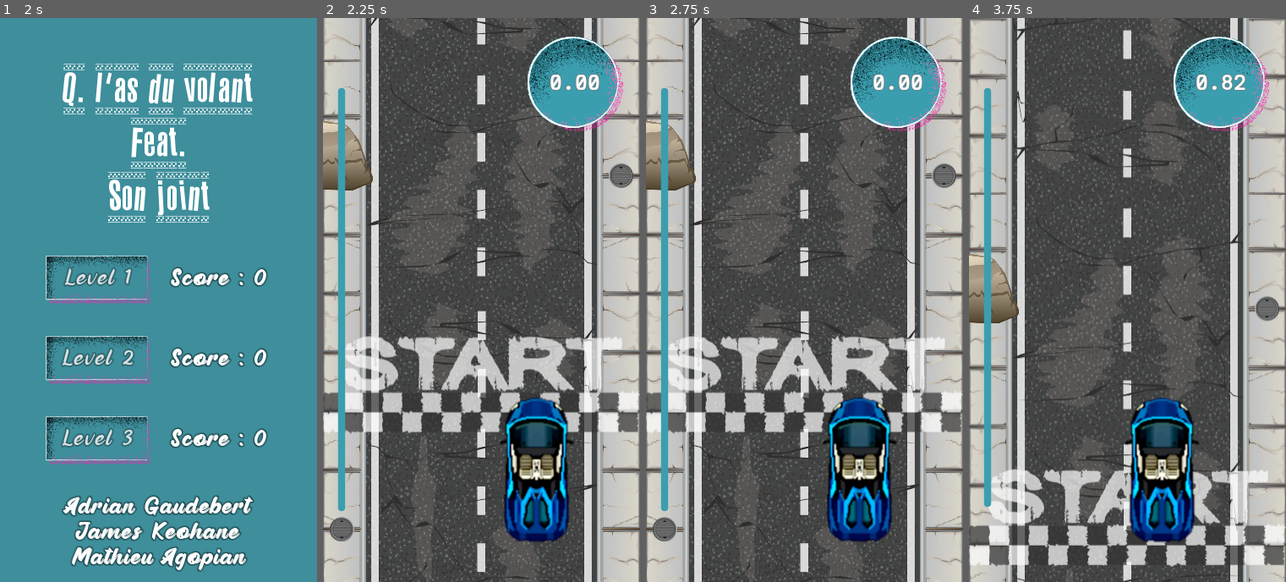
Above: before the commit, frames 1-4 (left to right).
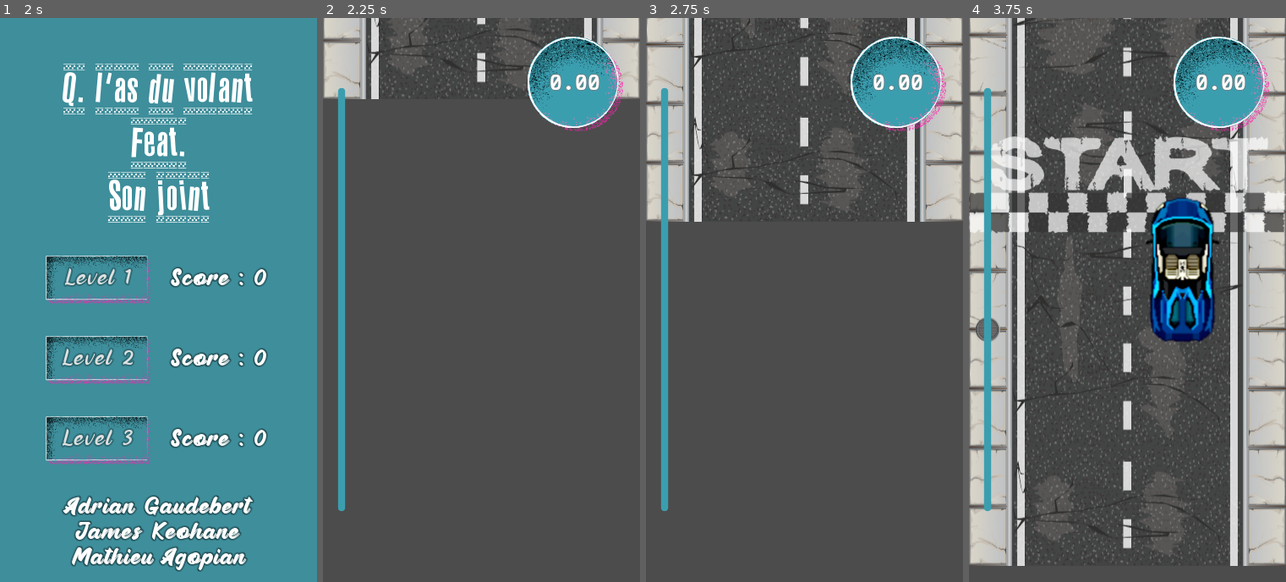
Above: after the commit, the same moments.

Repository: adngdb/coopjam
Game: Godot game, scene res://GUI/StartScreen/StartScreen.tscn
Two runs of this game, one before a commit and one after it. Both use one fixed random seed, a clock stepped at 60 frames per second and the inputs below. Sound files missing from this copy of the repository are replaced by a short silence.
Inputs (mouse positions are in pixels of both pictures, inside the frame that each line leads up to):
- Up to frame 1 (2 s): tap Enter at 0.5 s; move the mouse to (228, 271) at 0.52 s; hold Right (ui_right) 0.53-1.28 s; click (228, 271) at 0.6 s; tap Space at 1.25 s; move the mouse to (95, 328) at 1.27 s; hold Left (ui_left) from 1.28 s (still down); click (95, 328) at 1.35 s
- Up to frame 2 (2.25 s): release Left (ui_left) at 2 s; click "Level 1" at 2 s
- Up to frame 3 (2.75 s): no input
- Up to frame 4 (3.75 s): move the mouse to (1159, 175) at 2.77 s; hold Right (ui_right) from 2.78 s (still down); click (1159, 175) at 2.85 s; move the mouse to (1111, 412) at 3.52 s; click (1111, 412) at 3.6 s

Frame 1 is identical in both runs. In frame 2, 40% of the frame differs, in the area x 0-100%, y 0-100%; in frame 3, 38%; in frame 4, 39%.

Commit message:
Add animation and sounds at the start of each level.

Diff:
--- /dev/null
+++ b/Qlas/Objects/PlayerCar/LevelStartAnim.gd
@@ -0,0 +1,25 @@
+extends Node
+
+signal start_animation_end
+
+
+func start(camera):
+	$Tween.interpolate_property(
+		camera,
+		"offset:y",
+		600,
+		0,
+		2,
+		Tween.TRANS_SINE,
+		Tween.EASE_IN_OUT,
+		0
+	)
+	$Tween.start()
+
+
+func _on_Tween_tween_all_completed():
+	$EngineStart.play()
+
+
+func _on_EngineStart_finished():
+	emit_signal("start_animation_end")
--- a/Qlas/Objects/PlayerCar/PlayerCar.gd
+++ b/Qlas/Objects/PlayerCar/PlayerCar.gd
@@ -6,8 +6,9 @@
 export var in_lane_pos := 65.0
 export var shake_strength := 1.0
 
+var started := false
 var speed := 0.0
-var motion = Vector2(0.0, -1.0)
+var motion := Vector2(0.0, -1.0)
 
 onready var camera = $Camera2D
 onready var cameraTween = camera.get_node("CameraTween")
@@ -42,6 +43,9 @@
 
 
 func _physics_process(delta):
+	if (!started):
+		return
+
 	_get_input()
 	speed -= dec_speed * delta
 	speed = clamp(speed, 0.0, max_speed)
@@ -52,13 +56,26 @@
 
 	move_and_slide(speed * motion)
 	pos_check()
-	# Make sure camera is always centered (and does not follow the car on the x axis)
-	$Camera2D.offset.x = -global_position.x
+	fix_camera_x_position()
 
 
 func _ready():
+	fix_camera_x_position()
+
+	GameS.car = self
+	started = false
+
+	$LevelStartAnim.start($Camera2D)
+
+
+func start():
+	started = true
 	$Engine.play()
-	GameS.car = self
+
+
+func fix_camera_x_position():
+	# Make sure camera is always centered (and does not follow the car on the x axis)
+	$Camera2D.offset.x = -global_position.x
 
 
 func pos_check():
@@ -99,6 +116,10 @@
 	LevelS.change_scene_to("MenuScreen")
 
 
+func _on_LevelStartAnim_start_animation_end():
+	start()
+
+
 func screen_shake():
 	cameraTween.interpolate_method(
 		self, # Object on which to apply the tween
--- a/Qlas/Objects/PlayerCar/PlayerCar.tscn
+++ b/Qlas/Objects/PlayerCar/PlayerCar.tscn
@@ -6,7 +6,8 @@
 [ext_resource path="res://Assets/Sounds/engine.wav" type="AudioStream" id=4]
 [ext_resource path="res://GUI/UIComponents/Chrono.tscn" type="PackedScene" id=5]
 [ext_resource path="res://GUI/UIComponents/DistanceBar.tscn" type="PackedScene" id=6]
-[ext_resource path="res://Objects/PlayerCar/sprite_car_blue.gd" type="Script" id=7]
+[ext_resource path="res://Objects/PlayerCar/LevelStartAnim.gd" type="Script" id=7]
+[ext_resource path="res://Assets/Sounds/engine-start.ogg" type="AudioStream" id=8]
 
 [sub_resource type="RectangleShape2D" id=1]
 extents = Vector2( 25, 75 )
@@ -27,11 +28,6 @@
 
 [node name="sprite_car_blue" type="Sprite" parent="."]
 texture = ExtResource( 1 )
-script = ExtResource( 7 )
-
-[node name="Tween" type="Tween" parent="sprite_car_blue"]
-repeat = true
-playback/repeat = true
 
 [node name="CollCar" type="CollisionShape2D" parent="."]
 shape = SubResource( 2 )
@@ -69,6 +65,21 @@
 [node name="DistanceBar" parent="UI" instance=ExtResource( 6 )]
 
 [node name="Chrono" parent="UI" instance=ExtResource( 5 )]
+
+[node name="Tween" type="Tween" parent="."]
+repeat = true
+playback/repeat = true
+
+[node name="LevelStartAnim" type="Node" parent="."]
+script = ExtResource( 7 )
+
+[node name="Tween" type="Tween" parent="LevelStartAnim"]
+
+[node name="EngineStart" type="AudioStreamPlayer" parent="LevelStartAnim"]
+stream = ExtResource( 8 )
 [connection signal="body_entered" from="StartDetector" to="." method="_on_StartDetector_body_entered"]
 [connection signal="body_entered" from="ObstacleDetector" to="." method="_on_ObstacleDetector_body_entered"]
 [connection signal="body_entered" from="FinishDetector" to="." method="_on_FinishDetector_body_entered"]
+[connection signal="start_animation_end" from="LevelStartAnim" to="." method="_on_LevelStartAnim_start_animation_end"]
+[connection signal="tween_all_completed" from="LevelStartAnim/Tween" to="LevelStartAnim" method="_on_Tween_tween_all_completed"]
+[connection signal="finished" from="LevelStartAnim/EngineStart" to="LevelStartAnim" method="_on_EngineStart_finished"]
Not shown, added: Qlas/Assets/Sounds/engine-start.ogg.import
Not shown: 1 places in Qlas/Objects/PlayerCar/PlayerCar.tscn that only renumber resources
Not shown, added: Qlas/Assets/Sounds/engine-start.ogg
